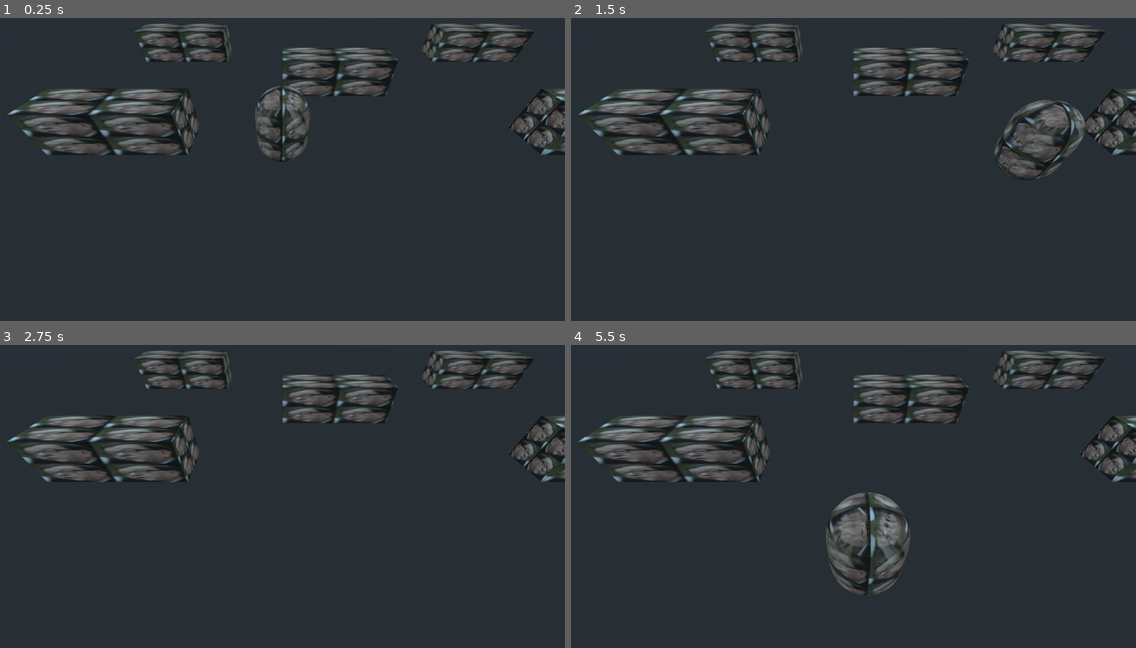
Above: before the commit, frames 1-4 (two rows, left to right).
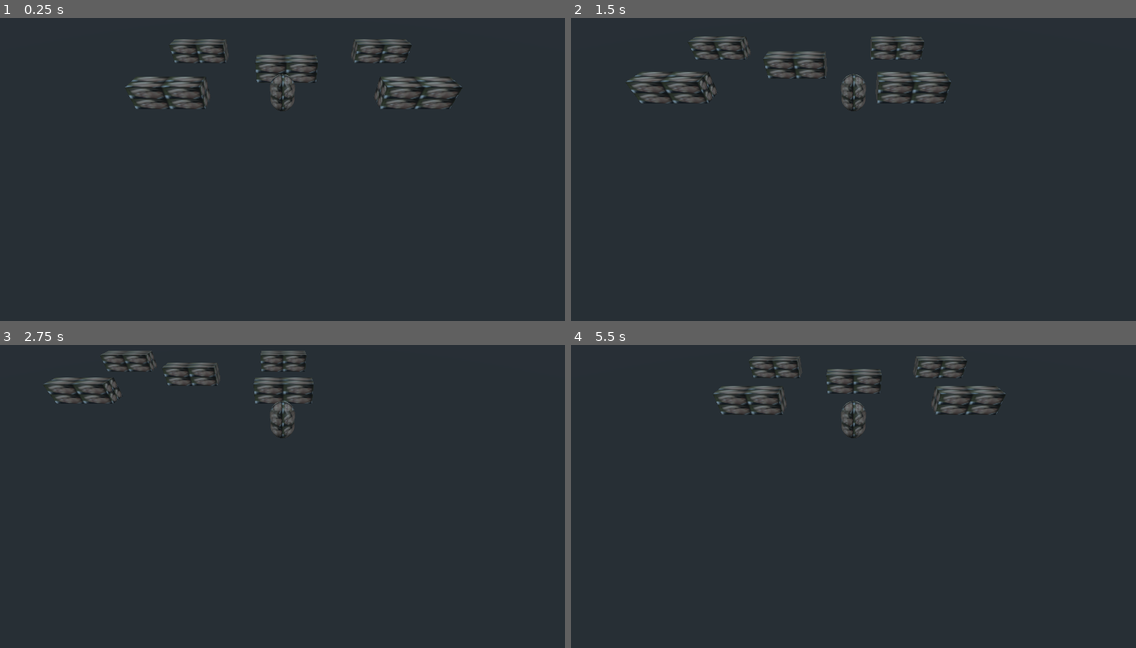
Above: after the commit, the same moments.

Repository: thinwire/Helldesk
Game: Godot game, scene res://nodes/gameworld.tscn
Same seed, same stepped clock (60 frames per second), same inputs: the game is played once before the commit and once after it.
Inputs:
- Up to frame 1 (0.25 s): no input
- Up to frame 2 (1.5 s): tap Enter at 0.5 s; hold Right (ui_right) 0.53-1.28 s; hold Down (ui_down) from 1.28 s (still down)
- Up to frame 3 (2.75 s): release Down (ui_down) at 2.03 s; hold Right (ui_right) from 2.03 s (still down)
- Up to frame 4 (5.5 s): release Right (ui_right) at 2.78 s; hold Up (ui_up) 2.78-3.53 s; hold Left (ui_left) 3.53-5.03 s; hold Down (ui_down) from 5.03 s (still down)

The runs differ from the first frame. In frame 1, 12% of the frame differs, in the area x 1-100%, y 1-48%; in frame 2, 12%; in frame 3, 10%; in frame 4, 13%, in the area x 1-100%, y 1-83%.

Commit message:
camera follows player

Diff:
--- /dev/null
+++ b/nodes/camera.gd
@@ -0,0 +1,22 @@
+extends Node
+
+# Declare member variables here. Examples:
+# var a = 2
+# var b = "text"
+
+onready var player = get_parent().find_node("player");
+
+# Called when the node enters the scene tree for the first time.
+func _ready():
+	pass # Replace with function body.
+
+
+# Called every frame. 'delta' is the elapsed time since the previous frame.
+func _process(delta):
+
+	var p = player.translation;
+	self.translation.x = p.x;
+	self.translation.y = p.y + 4;
+	self.translation.z = p.z + 10;
+
+	pass
--- a/nodes/gameworld.tscn
+++ b/nodes/gameworld.tscn
@@ -1,13 +1,20 @@
-[gd_scene load_steps=3 format=2]
+[gd_scene load_steps=5 format=2]
 
 [ext_resource path="res://nodes/player/player.tscn" type="PackedScene" id=1]
 [ext_resource path="res://nodes/level/level_root.tscn" type="PackedScene" id=2]
+[ext_resource path="res://nodes/mainCamera.gd" type="Script" id=3]
+[ext_resource path="res://nodes/camera.gd" type="Script" id=4]
 
 [node name="gameworld" type="Spatial"]
+transform = Transform( 1, 0, 0, 0, 1, 0, 0, 0, 1, 2.604, 0, 0 )
 
 [node name="player" parent="." instance=ExtResource( 1 )]
 
-[node name="mainCamera" type="Camera" parent="."]
+[node name="level_root" parent="." instance=ExtResource( 2 )]
+
+[node name="camera" type="Spatial" parent="."]
+script = ExtResource( 4 )
+
+[node name="mainCamera" type="Camera" parent="camera"]
 transform = Transform( 1, 0, 0, 0, 0.707107, 0.707107, 0, -0.707107, 0.707107, 0, 6.6043, 7.02418 )
-
-[node name="level_root" parent="." instance=ExtResource( 2 )]
+script = ExtResource( 3 )
--- /dev/null
+++ b/nodes/mainCamera.gd
@@ -0,0 +1,18 @@
+extends Camera
+
+# Declare member variables here. Examples:
+# var a = 2
+# var b = "text"
+
+
+# Called when the node enters the scene tree for the first time.
+func _ready():
+	pass # Replace with function body.
+
+
+# Called every frame. 'delta' is the elapsed time since the previous frame.
+func _process(delta):
+
+
+
+	pass
